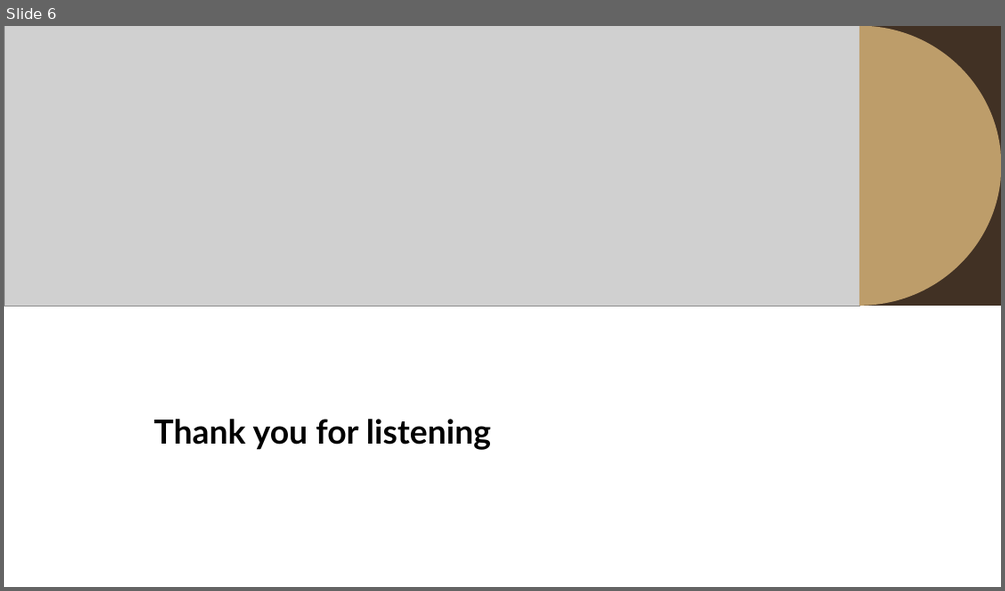
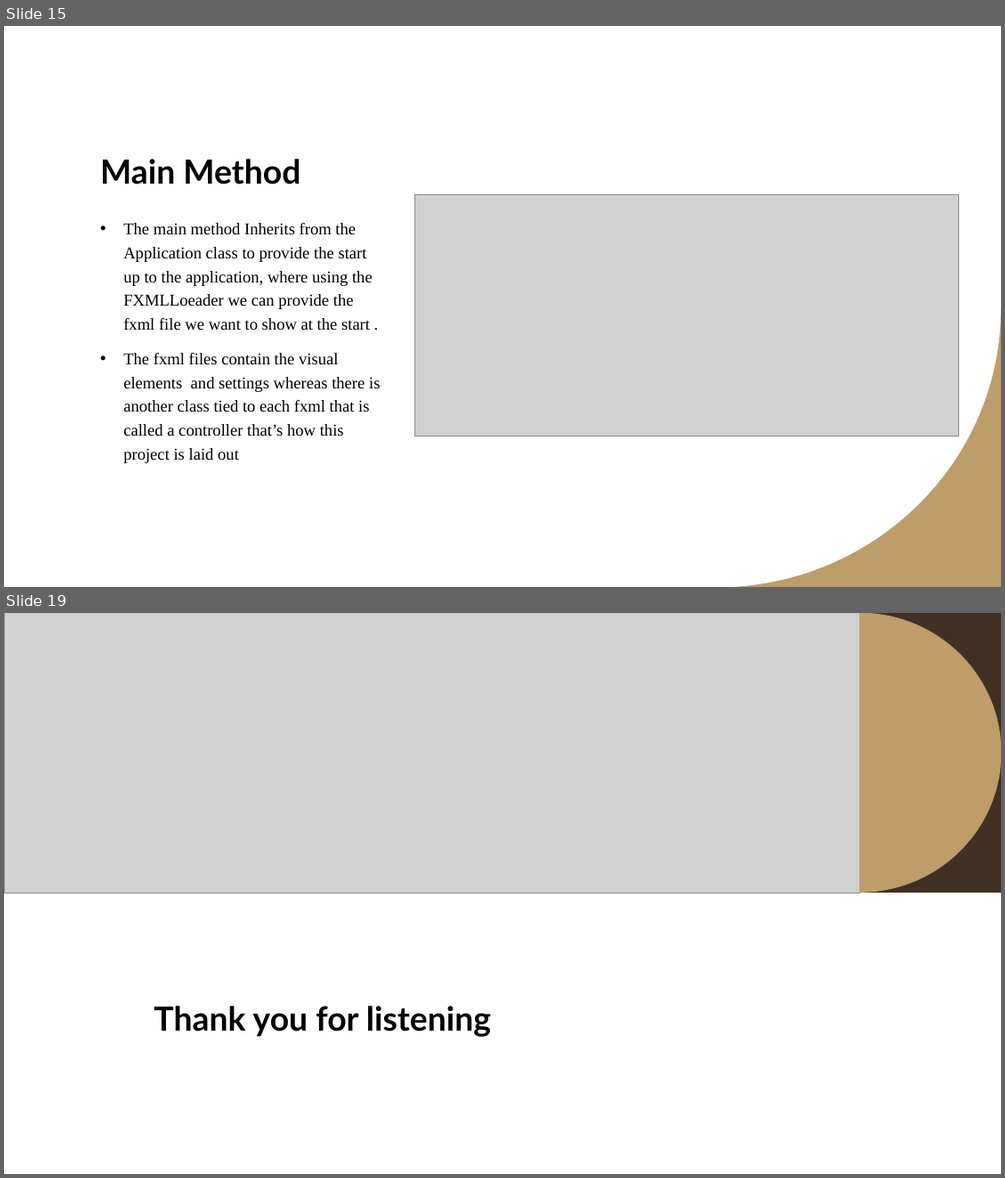
Before and after one commit to khalilAlsulaimani/Software-Engineering-2-Project, a slide deck: report presenatation.pptx. Shown one above the other, each under a label of ours: slide 6 before the commit, slides 15 and 19 after it; the slides between them are not shown. The pictures are 1005x591 and 1005x1178 pixels, drawn with LibreOffice and Linux fonts; fonts in the diff are those of the drawing; grey boxes stand for pictures. Boxes give left, top, right and bottom in pixels: in the first picture for what was removed or moved away, otherwise in the second. Text is boxed around its words. In the diff, an @@ line names an element or a change of style, - is before the commit and + after.

```diff
--- a/report presenatation.pptx
+++ b/report presenatation.pptx
@@ slide 15 added at [4,26,1001,587], background #FFFFFF @@
@@ title added at [100,159,300,184], 32 pt, text #000000, bold @@
+Main Method
@@ picture added at [414,194,959,435] @@
@@ text added at [123,223,380,463], 16 pt, text #000000 @@
+• The main method Inherits from the Application class to provide the start up to the application, where using the FXMLLoeader we can provide the fxml file we want to show at the start .
+• The fxml files contain the visual elements and settings whereas there is another class tied to each fxml that is called a controller that’s how this project is laid out
@@ freeform shape added at [724,309,1001,587], fill #BD9D6A @@
@@ what was slide 6 is now slide 19 @@
```
Also in this commit, not shown: 1 slide changed, 16 other slides added, 4 slides removed, 1 other file.
